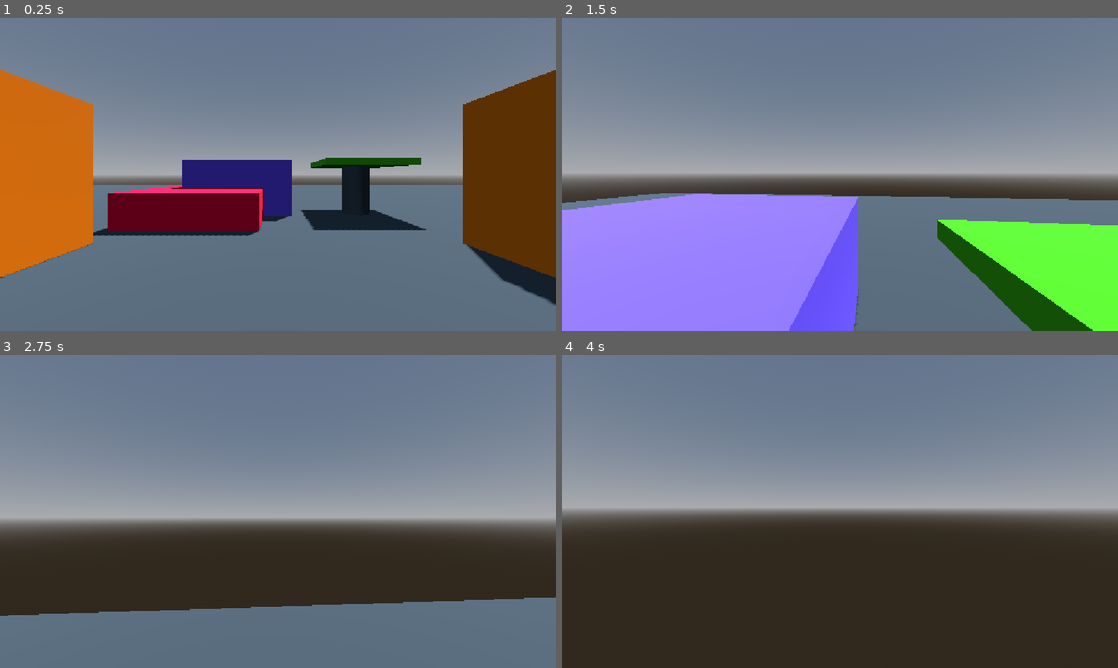
Above: before the commit, frames 1-4 (two rows, left to right).
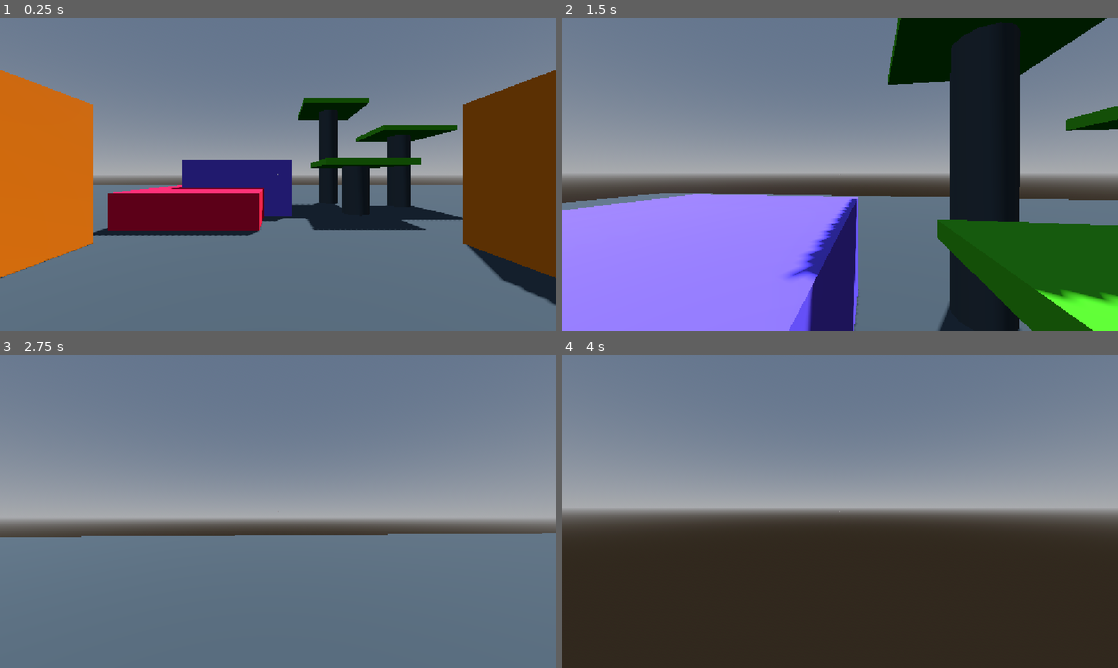
Above: after the commit, the same moments.

Repository: zednotfound/ultimate_godot
Game: Godot game, scene res://1_input/input_module.tscn
Two runs of this game, one before a commit and one after it. Both use one fixed random seed, a clock stepped at 60 frames per second and the inputs below.
Inputs (mouse positions are in pixels of both pictures, inside the frame that each line leads up to):
- Up to frame 1 (0.25 s): no input
- Up to frame 2 (1.5 s): tap Enter at 0.5 s; move the mouse to (867, 174) at 0.52 s; hold Space (jump) 0.53-1.28 s; hold W (move_forward) from 0.53 s (still down); click (867, 174) at 0.67 s; move the mouse to (812, 174) at 1.27 s; tap Ctrl (crouch) at 1.35 s
- Up to frame 3 (2.75 s): keep holding W (move_forward); tap Space (jump) at 1.52, 1.55, 1.82, 2.3 s; move the mouse to (289, 505) at 2.02 s; hold Shift (sprint) from 2.03 s (still down)
- Up to frame 4 (4 s): keep holding W (move_forward); move the mouse to (834, 517) at 2.77 s; release Shift (sprint) at 2.78 s; tap Alt (walk) at 2.85 s; click (834, 517) at 2.92 s; tap Space (jump) at 3.02, 3.05, 3.32 s; move the mouse to (878, 514) at 3.52 s; hold Space (jump) from 3.53 s (still down)

The runs differ from the first frame. In frame 1, 3.7% of the frame differs, in the area x 49-84%, y 25-65%; in frame 2, 23%; in frame 3, 23%, in the area x 0-100%, y 56-84%; in frame 4, less than 0.1%.

Commit message:
Exercise 1.7

Diff:
--- a/0_sandbox/player/player.gd
+++ b/0_sandbox/player/player.gd
@@ -41,10 +41,12 @@
 			player_animation.play_backwards("crouch")
 		else:
 			player_animation.play("crouch")
+var was_on_floor := false
 
 @onready var camera: Camera3D = $Camera3D
 @onready var camera_starting_fov := camera.fov
 @onready var player_animation: AnimationPlayer = $PlayerAnimation
+@onready var jump_grace_timer: Timer = $JumpGraceTimer
 
 
 func _ready() -> void:
@@ -86,15 +88,15 @@
 
 	# Charge up jump
 	if Input.is_action_just_pressed("jump"):
-		if is_on_floor():
+		if can_jump():
 			camera.v_offset = -0.05
 		else:
 			air_jump()
-	if Input.is_action_pressed("jump") and is_on_floor():
+	if Input.is_action_pressed("jump") and can_jump():
 		jump_charge = min(jump_charge_time, jump_charge + delta)
 		camera.fov = camera_starting_fov + (jump_charge / jump_charge_time) * jump_camera_stretch
 	# Release charged jump
-	elif Input.is_action_just_released("jump") and is_on_floor():
+	elif Input.is_action_just_released("jump") and can_jump():
 		if is_crouching:
 			is_crouching = false
 		var jump_force = (
@@ -115,6 +117,14 @@
 	if not is_on_floor():
 		velocity.y -= gravity * delta
 
+	# Track last frame on the floor
+	if is_on_floor():
+		was_on_floor = true
+		jump_grace_timer.stop()
+	elif was_on_floor:
+		was_on_floor = false
+		jump_grace_timer.start()
+
 	# Using movement_drag by default
 	var drag := movement_drag
 
@@ -158,14 +168,22 @@
 		)
 
 
+# Determine if the player is able to jump
+func can_jump() -> bool:
+	#return is_on_floor()
+	return is_on_floor() or not jump_grace_timer.is_stopped()
+
+
+# Apply the jump force to the player
 func jump(jump_force: float) -> void:
-	if is_on_floor():
+	if can_jump():
 		air_jumps_remaining = air_jumps
 		velocity.y = jump_force
 
 
+# Apply the mid-air jump force to the player
 func air_jump() -> void:
-	if not is_on_floor() and air_jumps_remaining > 0:
+	if not can_jump() and not is_on_floor() and air_jumps_remaining > 0:
 		air_jumps_remaining -= 1
 		velocity.y = air_jump_force
 
--- a/0_sandbox/player/player.tscn
+++ b/0_sandbox/player/player.tscn
@@ -148,6 +148,15 @@
 &"crouch": SubResource("Animation_4up0j")
 }
 
+[sub_resource type="StyleBoxFlat" id="StyleBoxFlat_87oom"]
+bg_color = Color(0.95016366, 0.9474487, 0.93631285, 1)
+corner_radius_top_left = 2
+corner_radius_top_right = 2
+corner_radius_bottom_right = 2
+corner_radius_bottom_left = 2
+shadow_color = Color(0.20148283, 0.20148283, 0.20148283, 0.6)
+shadow_size = 1
+
 [node name="Player" type="CharacterBody3D" unique_id=69406656]
 script = ExtResource("1_87oom")
 min_jump_force = 4.0
@@ -155,7 +164,6 @@
 jump_charge_time = 0.5
 jump_camera_stretch = 3.0
 air_jump_force = 8.0
-air_jumps = 2
 
 [node name="CapsuleMesh" type="CSGMesh3D" parent="." unique_id=52869941]
 transform = Transform3D(1, 0, 0, 0, 1, 0, 0, 0, 1, 0, 1, 0)
@@ -171,3 +179,20 @@
 [node name="Camera3D" type="Camera3D" parent="." unique_id=780504536]
 transform = Transform3D(1, 0, 0, 0, 1, 0, 0, 0, 1, 0, 1.5, -0.1)
 current = true
+
+[node name="JumpGraceTimer" type="Timer" parent="." unique_id=149254230]
+wait_time = 0.16
+one_shot = true
+ignore_time_scale = true
+
+[node name="CenterContainer" type="CenterContainer" parent="." unique_id=1115560835]
+anchors_preset = 15
+anchor_right = 1.0
+anchor_bottom = 1.0
+grow_horizontal = 2
+grow_vertical = 2
+
+[node name="Crosshair" type="Panel" parent="CenterContainer" unique_id=36774954]
+custom_minimum_size = Vector2(1.5, 1.5)
+layout_mode = 2
+theme_override_styles/panel = SubResource("StyleBoxFlat_87oom")
--- a/1_input/input_module.tscn
+++ b/1_input/input_module.tscn
@@ -84,3 +84,27 @@
 height = 1.8006592
 sides = 12
 material = SubResource("StandardMaterial3D_7mrcy")
+
+[node name="Platform3" type="CSGBox3D" parent="Platforms" index="4" unique_id=1968705495]
+transform = Transform3D(1, 0, 0, 0, 1, 0, 0, 0, 1, 5.7999997, 3.3999999, -5.3999996)
+use_collision = true
+size = Vector3(3, 0.2, 3)
+material = SubResource("StandardMaterial3D_vxhid")
+
+[node name="CSGCylinder3D3" type="CSGCylinder3D" parent="Platforms" index="5" unique_id=1862163908]
+transform = Transform3D(1, 0, 0, 0, 1, 0, 0, 0, 1, 5.7999997, 1.6500412, -5.4)
+height = 3.3000824
+sides = 12
+material = SubResource("StandardMaterial3D_7mrcy")
+
+[node name="Platform2" type="CSGBox3D" parent="Platforms" index="6" unique_id=1096546614]
+transform = Transform3D(1, 0, 0, 0, 1, 0, 0, 0, 1, 2.7, 4.8999996, -6.5)
+use_collision = true
+size = Vector3(3, 0.2, 3)
+material = SubResource("StandardMaterial3D_vxhid")
+
+[node name="CSGCylinder3D2" type="CSGCylinder3D" parent="Platforms" index="7" unique_id=269232888]
+transform = Transform3D(1, 0, 0, 0, 1, 0, 0, 0, 1, 2.7, 2.4003296, -6.5000005)
+height = 4.8
+sides = 12
+material = SubResource("StandardMaterial3D_7mrcy")
